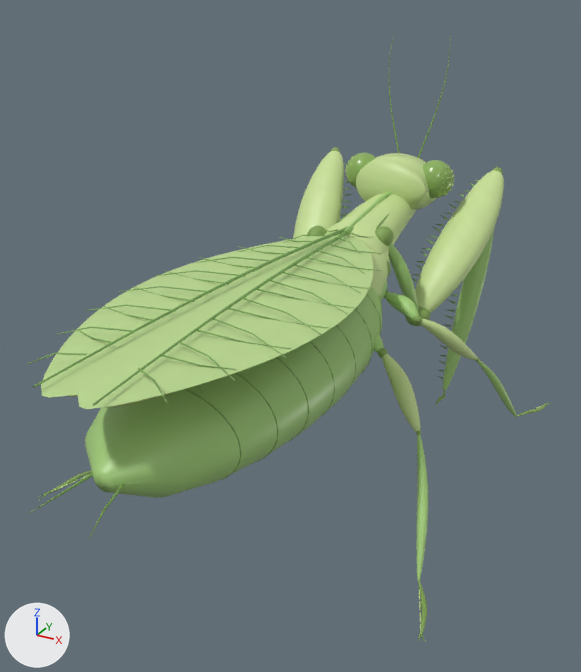
The glTF model assets/models/base1.glb, before and after one commit.
Rendered twice from a 50 mm camera at (1.76, -3.79, 2.43) aimed at (0.0, -0.59, 0.83). Arrows for +X, +Y and +Z are at lower left; the lights stay in place. The first picture is the older version. Where no turn or scale is listed for an object, it has been applied to the vertices. Vertices at exactly the same position are counted once.

The first picture shows 'Abdomen', 'Head', 'Leg_L_Hind_Tarsus', 'Leg_R_Hind_Coxa', 'Leg_R_Hind_Femur', 'Leg_R_Hind_Tarsus', 'Leg_R_Hind_Tibia', 'Leg_R_Mid_Coxa', 'Leg_R_Mid_Femur', 'Leg_R_Mid_Tarsus', 'Leg_R_Mid_Tibia', 'Pronotum', 'Raptor_L_Femur', 'Raptor_L_Tibia', 'Raptor_R_Coxa', 'Raptor_R_Femur', 'Raptor_R_Tarsus', 'Raptor_R_Tibia', 'Thorax', 'Wing_L', 'Wing_R' and 1 more.
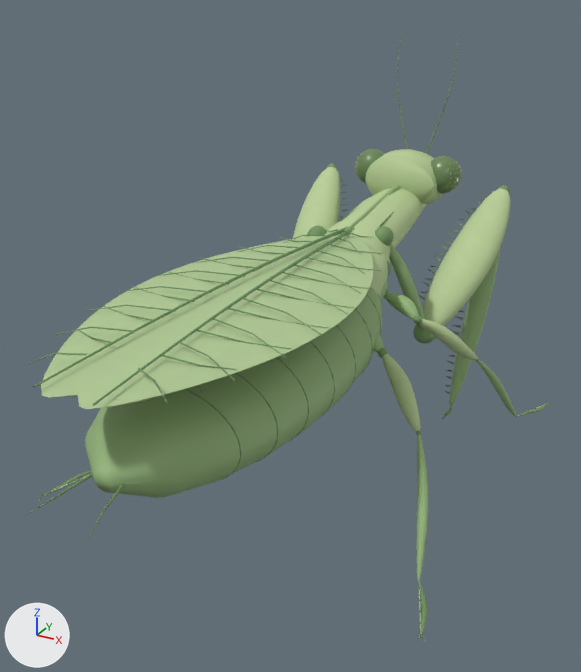
Where the change shows, as pixel boxes [x1, y1, x2, y2] in the pictures (581 x 672 px):
'Abdomen', surface changed: [59, 286, 382, 515] in both
'Wing_R', surface changed: [77, 227, 381, 409] in both
'Wing_L', surface changed: [34, 226, 348, 398] in both
'Raptor_R_Femur', surface changed, moved: before [405, 170, 504, 326]; after [413, 188, 510, 344]
'Head', surface changed, moved: before [345, 34, 454, 210]; after [355, 32, 462, 204]
'Raptor_R_Tibia', surface changed, moved: before [438, 167, 503, 390]; after [444, 185, 509, 405]
'Pronotum', surface changed, reshaped (12% wider, 9% taller): before [326, 191, 416, 257]; after [326, 185, 427, 257]
'Raptor_L_Femur', surface changed, moved: before [293, 151, 352, 238]; after [293, 167, 348, 238]
'Leg_R_Hind_Femur', surface changed: [378, 348, 420, 432] in both
'Leg_R_Hind_Tibia', surface changed: [416, 430, 428, 580] in both
'Raptor_R_Coxa', surface changed, reshaped (16% wider, 25% taller): before [388, 243, 419, 310]; after [389, 244, 425, 328]
'Thorax', surface changed: [368, 247, 391, 300] in both
'Leg_R_Mid_Coxa', surface changed: [384, 290, 419, 320] in both
'Leg_R_Mid_Tibia', surface changed: [476, 358, 517, 417] in both
'Leg_R_Hind_Coxa', surface changed: [374, 332, 384, 353] in both
'Raptor_R_Tarsus', moved: before [435, 390, 445, 404]; after [442, 404, 452, 419]
'Raptor_L_Tibia', surface changed, moved (mostly hidden): before [330, 147, 345, 217]; after [327, 164, 339, 222]

What changed in the scene script:
```text
Change mat_cuticle:
    where n0 = _N.new('ShaderNodeBsdfPrincipled'); n0.name = 'Principled BSDF'
    n0.inputs[2].default_value: 0.39 -> 0.6  # 'Roughness'
    where n2 = _N.new('ShaderNodeMix'); n2.name = 'Mix'
    n2.inputs[7].default_value: (0.39, 0.66, 0.22, 1.0) -> (0.31, 0.49, 0.22, 1.0)  # 'B', green #a8d481 -> 'B', green #97ba81
Change mat_cuticle_light:
    where n0 = _N.new('ShaderNodeBsdfPrincipled'); n0.name = 'Principled BSDF'
    n0.inputs[2].default_value: 0.43 -> 0.64  # 'Roughness'
    where n2 = _N.new('ShaderNodeMix'); n2.name = 'Mix'
    n2.inputs[7].default_value: (0.6, 0.78, 0.34, 1.0) -> (0.5, 0.65, 0.34, 1.0)  # 'B', green #cbe59e -> 'B', green #bcd39e
Change mat_mouth:
    where n0 = _N.new('ShaderNodeBsdfPrincipled'); n0.name = 'Principled BSDF'
    n0.inputs[2].default_value: 0.48 -> 0.58  # 'Roughness'
    where n2 = _N.new('ShaderNodeMix'); n2.name = 'Mix'
    n2.inputs[7].default_value: (0.25, 0.3, 0.08, 1.0) -> (0.13, 0.18, 0.07, 1.0)  # 'B', green #899550 -> 'B', dark green #65764b
Change mat_eye:
    where n0 = _N.new('ShaderNodeBsdfPrincipled'); n0.name = 'Principled BSDF'
    n0.inputs[2].default_value: 0.24 -> 0.31  # 'Roughness'
    where n2 = _N.new('ShaderNodeMix'); n2.name = 'Mix'
    n2.inputs[7].default_value: (0.27, 0.46, 0.12, 1.0) -> (0.15, 0.25, 0.1, 1.0)  # 'B', green #8eb561 -> 'B', green #6c8959
Change mat_eye_facet:
    where n0 = _N.new('ShaderNodeBsdfPrincipled'); n0.name = 'Principled BSDF'
    n0.inputs[2].default_value: 0.26 -> 0.34  # 'Roughness'
    where n2 = _N.new('ShaderNodeMix'); n2.name = 'Mix'
    n2.inputs[7].default_value: (0.48, 0.67, 0.23, 1.0) -> (0.38, 0.5, 0.2, 1.0)  # 'B', green #b8d684 -> 'B', green #a6bc7c
Change mat_wing:
    where n0 = _N.new('ShaderNodeBsdfPrincipled'); n0.name = 'Principled BSDF'
    n0.inputs[2].default_value: 0.56 -> 0.66  # 'Roughness'
    where n2 = _N.new('ShaderNodeMix'); n2.name = 'Mix'
    n2.inputs[7].default_value: (0.52, 0.73, 0.31, 1.0) -> (0.46, 0.62, 0.33, 1.0)  # 'B', green #bfde97 -> 'B', green #b5ce9b
Change mat_vein:
    where n0 = _N.new('ShaderNodeBsdfPrincipled'); n0.name = 'Principled BSDF'
    n0.inputs[2].default_value: 0.58 -> 0.69  # 'Roughness'
    where n2 = _N.new('ShaderNodeMix'); n2.name = 'Mix'
    n2.inputs[7].default_value: (0.22, 0.43, 0.12, 1.0) -> (0.17, 0.33, 0.14, 1.0)  # 'B', green #81af61 -> 'B', green #739b69
Change mat_hindwing:
    where n0 = _N.new('ShaderNodeBsdfPrincipled'); n0.name = 'Principled BSDF'
    n0.inputs[2].default_value: 0.62 -> 0.72  # 'Roughness'
    where n2 = _N.new('ShaderNodeMix'); n2.name = 'Mix'
    n2.inputs[7].default_value: (0.66, 0.77, 0.39, 1.0) -> (0.59, 0.69, 0.42, 1.0)  # 'B', green #d4e3a8 -> 'B', green #cad8ad
Change mat_wing_shadow:
    where n0 = _N.new('ShaderNodeBsdfPrincipled'); n0.name = 'Principled BSDF'
    n0.inputs[2].default_value: 0.6 -> 0.72  # 'Roughness'
    where n2 = _N.new('ShaderNodeMix'); n2.name = 'Mix'
    n2.inputs[7].default_value: (0.26, 0.47, 0.13, 1.0) -> (0.2, 0.35, 0.15, 1.0)  # 'B', green #8bb665 -> 'B', green #7ca06c
Change me_mantismesh_001:
    remove me_mantismesh_001.from_pydata(...)  # 322 vertices, 592 faces; spans x -0.23..0.23, y -0.01..0.9, z 0.89..1.297
    add me_mantismesh_001.from_pydata(...)  # 322 vertices, 592 faces; spans x -0.23..0.23, y -0.01..1.155, z 0.89..1.309
    me_mantismesh_001 part 1: 274 of 322 vertices moved; they spanned x -0.19..0.19, y -0.001..0.9, z 0.965..1.297 and now span x -0.19..0.19, y 0.001..1.155, z 0.965..1.309; mean shift (0.0, 0.15, 0.002); largest move (0.105, 0.9, 1.205) -> (0.105, 1.155, 1.205)
Change me_mantismesh_010:
    remove me_mantismesh_010.from_pydata(...)  # 1004 vertices, 1920 faces; spans x -0.021..0.18, y -0.021..0.167, z -0.48..0.021
    add me_mantismesh_010.from_pydata(...)  # 1004 vertices, 1920 faces; spans x -0.021..0.22, y -0.021..0.205, z -0.594..0.021
    me_mantismesh_010 part 2: the loose piece of 744 vertices spanning x -0.008..0.18, y -0.008..0.167, z -0.48..0.004 is multiplied about the mesh origin by the matrix ((1.025, 0.023, -0.069), (0.023, 1.022, -0.065), (-0.069, -0.065, 1.193))
Change ob_head:
    ob_head.location: (0.0, 0.0, 0.002) -> (0.0, 0.14, 0.002)
Change ob_raptor_l_femur:
    ob_raptor_l_femur.location: (-0.331, 0.159, 0.686) -> (-0.372, 0.197, 0.572)
Change ob_raptor_l_tibia:
    ob_raptor_l_tibia.location: (-0.498, 0.904, 1.432) -> (-0.539, 0.942, 1.317)
Change ob_raptor_r_femur:
    ob_raptor_r_femur.location: (0.331, 0.319, 0.686) -> (0.372, 0.357, 0.572)
Change ob_raptor_r_tibia:
    ob_raptor_r_tibia.location: (0.51, 1.063, 1.379) -> (0.551, 1.101, 1.265)
Change ob_raptor_r_tarsus:
    ob_raptor_r_tarsus.location: (0.406, 0.713, 0.041) -> (0.447, 0.752, -0.073)
```
